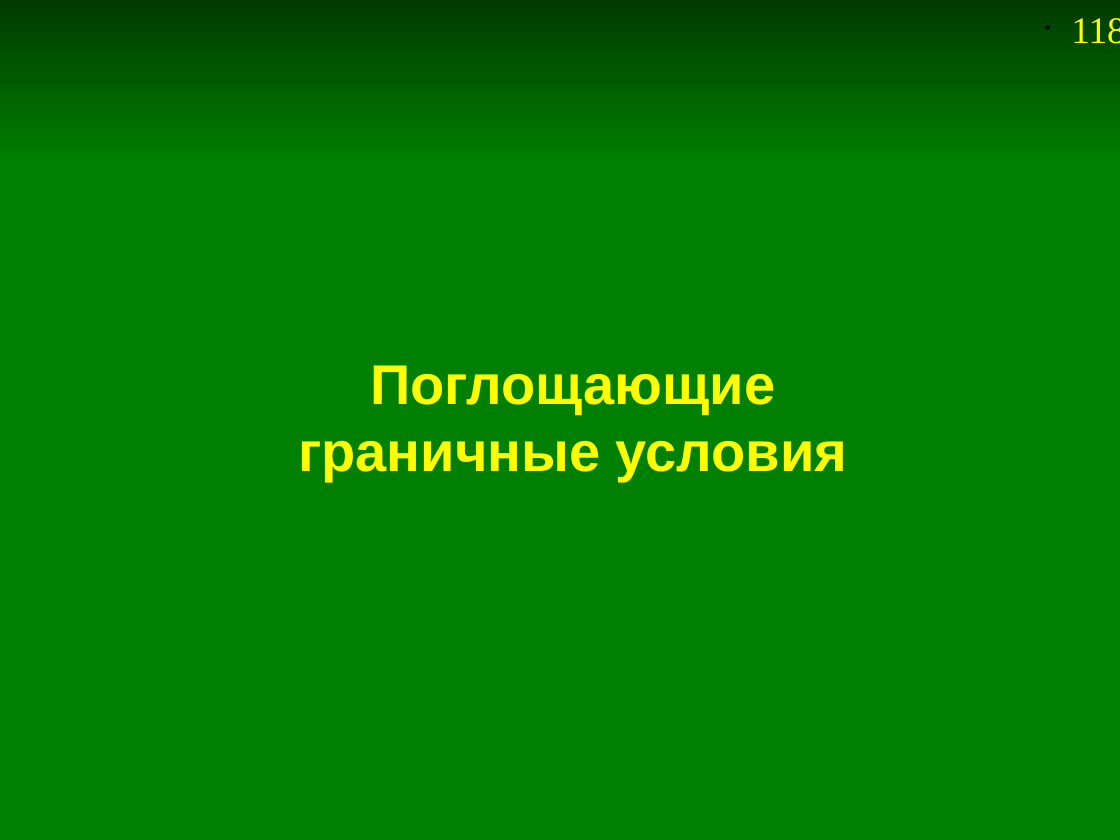
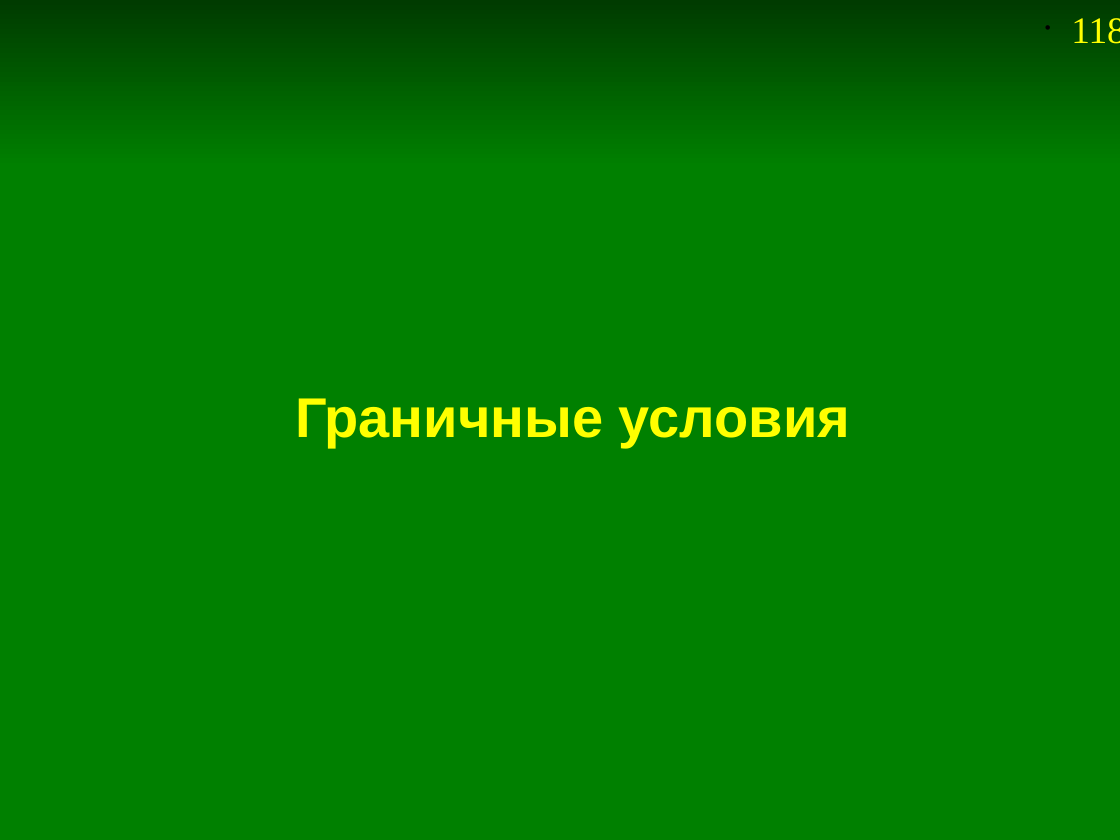
Before and after one commit to andris0147sv/modelling, a slide deck: slide 118 of presentations/2. FDTD.odp. Drawn at 1120x840 pixels with LibreOffice and Linux fonts; fonts in the diff are those of the drawing. Boxes give left, top, right and bottom in pixels: in the first picture for what was removed or moved away, otherwise in the second. Text is boxed around its words. In the diff, an @@ line names an element or a change of style, - is before the commit and + after.

```diff
--- a/presentations/2. FDTD.odp
+++ b/presentations/2. FDTD.odp
@@ title at <box>295,398,850,447</box>: text changed @@
-Поглощающие
-граничные условия
+Граничные условия
```
Also in this commit, not shown: 5 other slides changed, 2 slides added, 5 other files.
